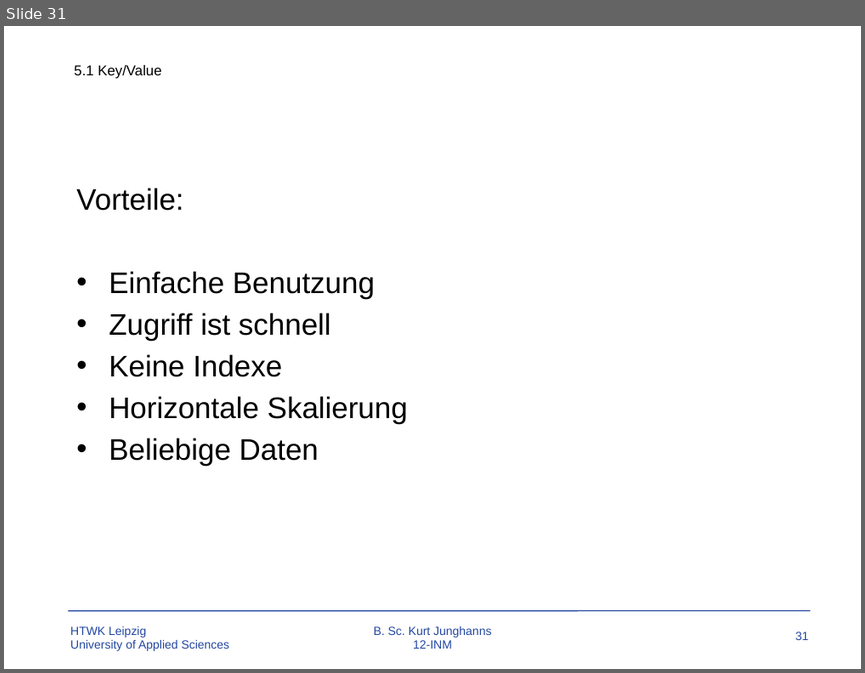
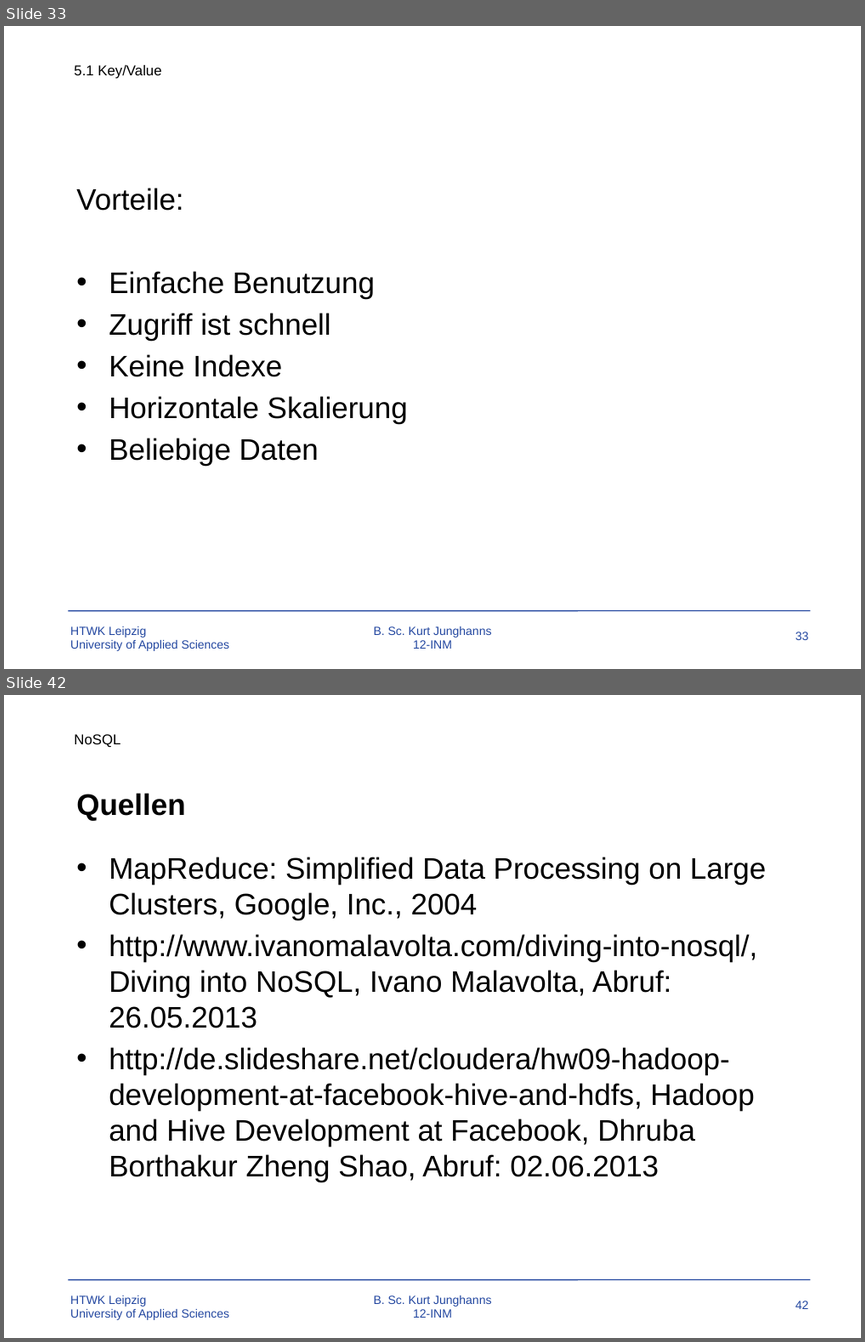
Before and after one commit to TBoonX/OS-Datenbanken, a slide deck: Praesentation.pptx. Shown one above the other, each under a label of ours: slide 31 before the commit, slides 33 and 42 after it; the slides between them are not shown. The pictures are 865x673 and 865x1342 pixels, drawn with LibreOffice and Linux fonts; fonts in the diff are those of the drawing; background and template pictures are left out. Boxes give left, top, right and bottom in pixels: in the first picture for what was removed or moved away, otherwise in the second. Text is boxed around its words. In the diff, an @@ line names an element or a change of style, - is before the commit and + after.

```diff
--- a/Praesentation.pptx
+++ b/Praesentation.pptx
@@ slide 42 added at [4, 695, 861, 1338], background #FFFFFF; not listed: 4 template elements that a slide beside it also shows @@
@@ text added at [74, 734, 120, 747], 12 pt, text #000000 @@
+NoSQL
@@ title added at [76, 793, 185, 821], 25 pt, text #000000, bold @@
+Quellen
@@ text added at [109, 857, 766, 1182], 25 pt, text #000000 @@
+• MapReduce: Simpliﬁed Data Processing on Large Clusters, Google, Inc., 2004
+• http://www.ivanomalavolta.com/diving-into-nosql/, Diving into NoSQL, Ivano Malavolta, Abruf: 26.05.2013
+• http://de.slideshare.net/cloudera/hw09-hadoop-development-at-facebook-hive-and-hdfs, Hadoop and Hive Development at Facebook, Dhruba Borthakur Zheng Shao, Abruf: 02.06.2013
@@ what was slide 31 is now slide 33 @@
@@ page number at [795, 631, 809, 640]: text changed @@
-31
+33
```
Also in this commit, not shown: 7 slides changed, 7 other slides added, 4 other files.
